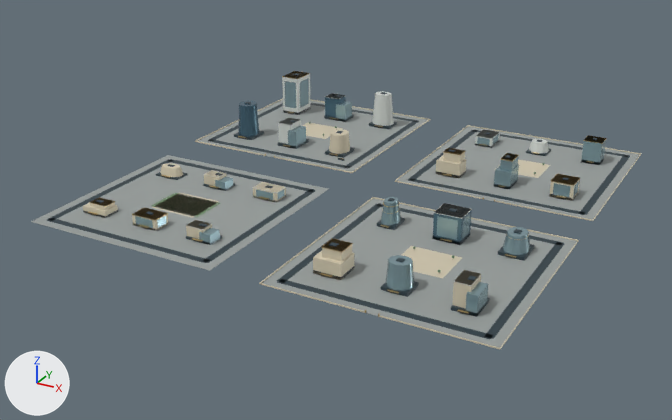
One commit to the glTF model web/public/assets/3d/ampliworld/GC-CITY-2030/GC-TILE-14-20.glb: the scene before it, then after it.
Before and after are seen from a 50 mm camera at (4664.0, -6299.0, 593.0) aimed at (3976.0, -5049.0, -32.0). The axes (+X, +Y, +Z) are drawn at lower left. The lights are the same throughout. The picture after the commit comes second. Where no turn or scale is listed for an object, it has been applied to the vertices. Vertices at exactly the same position are counted once.

The first picture shows 'GC-TILE-14-20-blue', 'GC-TILE-14-20-dark', 'GC-TILE-14-20-glass', 'GC-TILE-14-20-gold', 'GC-TILE-14-20-ivory', 'GC-TILE-14-20-leaf', 'GC-TILE-14-20-paving', 'GC-TILE-14-20-white' and 1 more.
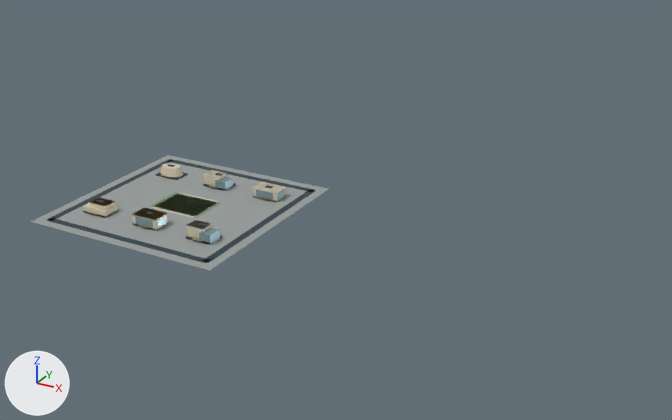
Not visible in the pictures: 'GC-TILE-14-20-wood'.

Location of each change, [x1, y1, x2, y2] in pixels of the pictures (672 x 420 px):
'GC-TILE-14-20-paving', reshaped (51% narrower, 53% shorter)
    before: [31, 99, 640, 348]
    after: [31, 155, 328, 271]
'GC-TILE-14-20-dark', reshaped (54% narrower, 61% shorter)
    before: [46, 73, 630, 340]
    after: [46, 159, 315, 263]
'GC-TILE-14-20-ivory', reshaped (64% narrower, 69% shorter)
    before: [83, 98, 641, 349]
    after: [83, 163, 286, 239]
'GC-TILE-14-20-glass', reshaped (68% narrower, 71% shorter)
    before: [135, 78, 606, 317]
    after: [135, 176, 285, 244]
'GC-TILE-14-20-white', reshaped (67% narrower, 72% shorter)
    before: [155, 71, 549, 286]
    after: [155, 170, 285, 230]
'GC-TILE-14-20-blue', deleted
    before: [239, 94, 472, 245]
'GC-TILE-14-20-gold', reshaped
    before: [88, 71, 607, 317]
    after: [88, 175, 269, 242]
'GC-TILE-14-20-leaf', deleted
    before: [309, 122, 544, 272]
part 1 of me_mesh_0, deleted
    before: [198, 99, 427, 172]
part 2 of me_mesh_0, deleted
    before: [397, 126, 640, 220]
part 3 of me_mesh_0, deleted
    before: [262, 198, 577, 348]
part 4 of me_mesh_1, deleted
    before: [208, 73, 630, 340]
part 5 of me_mesh_2, deleted
    before: [195, 98, 641, 349]
part 6 of me_mesh_5, deleted
    before: [238, 71, 607, 317]
part 7 of me_mesh_7, deleted
    before: [284, 78, 606, 317]
part 8 of me_mesh_6, deleted
    before: [278, 71, 549, 286]

What the commit changed:
me_mesh_0 is used by ob_gc_tile_14_20_paving; location (0.0, 0.0, 0.0).
me_mesh_0 had 32 vertices, 48 faces and spanned x 3621.0..4379.0, y -5379.0..-4621.0, z 0.0.
me_mesh_0 now has 8 vertices, 12 faces and spans x 3621.0..3959.0, y -5379.0..-5041.0, z 0.0.
me_mesh_0 part 1: the loose piece of 8 vertices spanning x 3621.0..3959.0, y -4959.0..-4621.0, z 0.0 is deleted.
me_mesh_0 part 2: the loose piece of 8 vertices spanning x 4041.0..4379.0, y -4959.0..-4621.0, z 0.0 is deleted.
me_mesh_0 part 3: the loose piece of 8 vertices spanning x 4041.0..4379.0, y -5379.0..-5041.0, z 0.0 is deleted.
me_mesh_1 is used by ob_gc_tile_14_20_dark; location (0.0, 0.0, 0.0).
me_mesh_1 had 520 vertices, 780 faces and spanned x 3636.0..4364.0, y -5364.0..-4636.0, z 0.0..78.0.
me_mesh_1 now has 128 vertices, 192 faces and spans x 3636.0..3944.0, y -5364.0..-5056.0, z 0.0..22.0.
me_mesh_1 part 4: 49 loose pieces with 392 vertices, spanning x 3636.0..4364.0, y -5364.0..-4636.0, z 0.0..78.0, are deleted.
me_mesh_2 is used by ob_gc_tile_14_20_ivory; location (0.0, 0.0, 0.0).
me_mesh_2 had 292 vertices, 452 faces and spanned x 3620.0..4380.0, y -5380.0..-4620.0, z 0.0..42.0.
me_mesh_2 now has 78 vertices, 124 faces and spans x 3668.0..3912.0, y -5312.0..-5104.0, z 0.0..21.0.
me_mesh_2 part 5: 25 loose pieces with 214 vertices, spanning x 3620.0..4380.0, y -5380.0..-4620.0, z 0.0..42.0, are deleted.
me_mesh_5 is used by ob_gc_tile_14_20_gold; location (0.0, 0.0, 0.0).
me_mesh_5 had 912 vertices, 1536 faces and spanned x 3670.0..4329.0, y -5380.0..-4673.0, z 0.0..77.0.
me_mesh_5 now has 130 vertices, 216 faces and spans x 3670.0..3899.0, y -5316.0..-5105.0, z 4.0..19.0.
me_mesh_5 part 6: 61 loose pieces with 782 vertices, spanning x 3671.0..4329.0, y -5380.0..-4673.0, z 0.0..77.0, are deleted.
me_mesh_6 is used by ob_gc_tile_14_20_white; location (0.0, 0.0, 0.0).
me_mesh_6 had 220 vertices, 344 faces and spanned x 3671.0..4316.0, y -5317.0..-4673.0, z 0.0..77.0.
me_mesh_6 now has 112 vertices, 168 faces and spans x 3746.0..3913.0, y -5310.0..-5103.0, z 0.0..21.0.
me_mesh_6 part 8: 10 loose pieces with 108 vertices, spanning x 3671.0..4316.0, y -5317.0..-4673.0, z 0.0..77.0, are deleted.
me_mesh_7 is used by ob_gc_tile_14_20_glass; location (0.0, 0.0, 0.0).
me_mesh_7 had 354 vertices, 552 faces and spanned x 3671.0..4329.0, y -5321.0..-4673.0, z 0.0..68.0.
me_mesh_7 now has 80 vertices, 120 faces and spans x 3767.0..3913.0, y -5313.0..-5103.0, z 0.0..16.0.
me_mesh_7 part 7: 29 loose pieces with 274 vertices, spanning x 3671.0..4329.0, y -5321.0..-4673.0, z 0.0..68.0, are deleted.
Object 'GC-TILE-14-20-wood' (ob_gc_tile_14_20_wood) is deleted.
Object 'GC-TILE-14-20-leaf' (ob_gc_tile_14_20_leaf) is deleted.
Object 'GC-TILE-14-20-blue' (ob_gc_tile_14_20_blue) is deleted.
